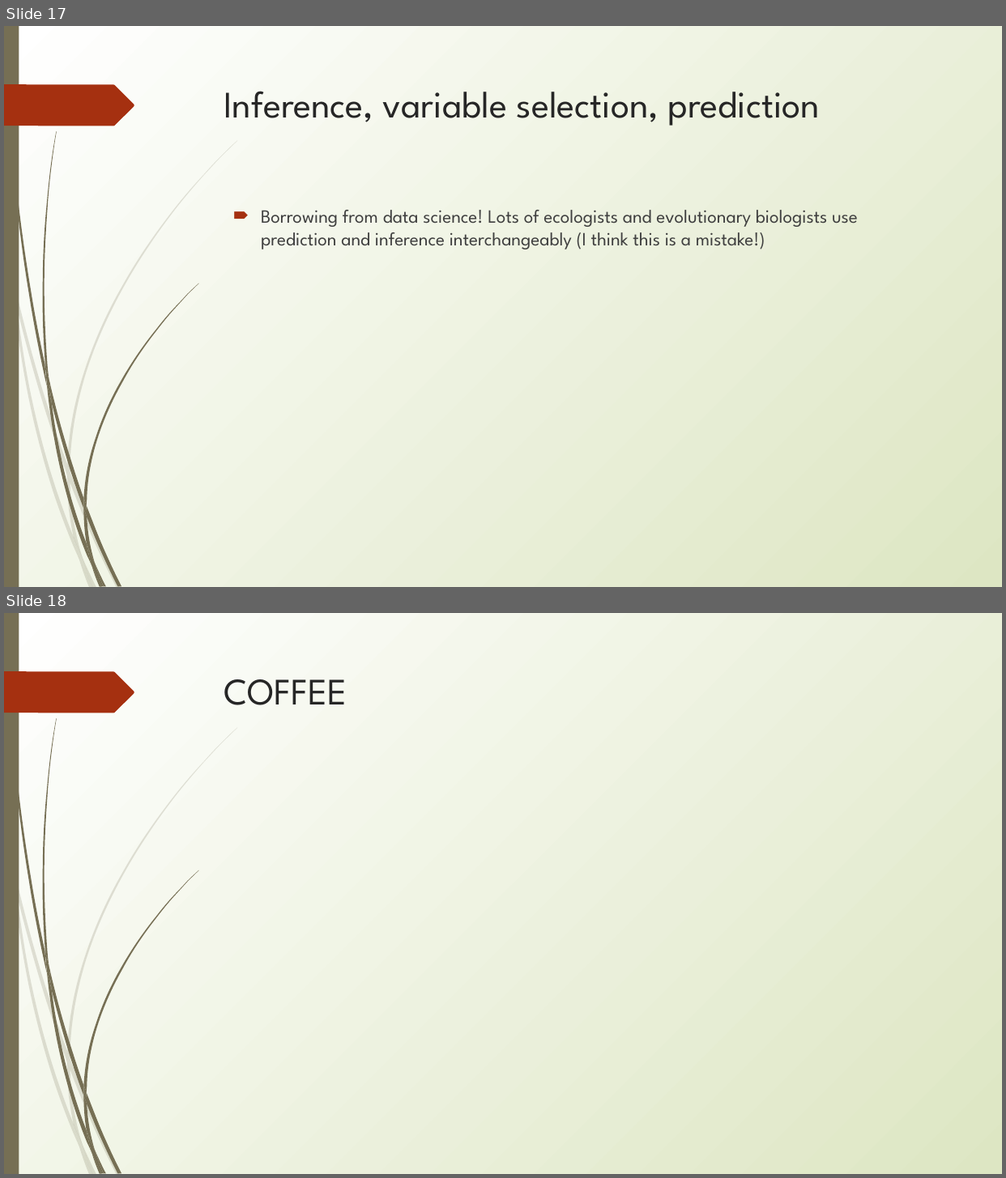
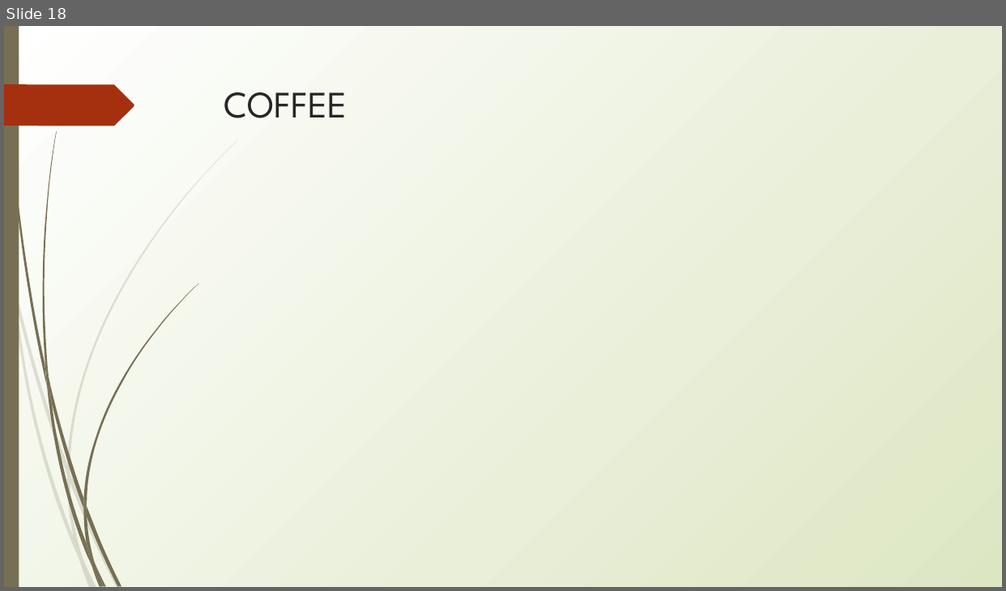
Before and after one commit to erynmcfarlane/GraduateStatsClass, a slide deck: Lecture1 _v2.pptx. Shown one above the other, each under a label of ours: slides 17 and 18 before the commit, slide 18 after it. The pictures are 1006x1178 and 1006x591 pixels, drawn with LibreOffice and Linux fonts; fonts in the diff are those of the drawing. Boxes give left, top, right and bottom in pixels: in the first picture for what was removed or moved away, otherwise in the second. Text is boxed around its words. In the diff, an @@ line names an element or a change of style, - is before the commit and + after.

```diff
--- a/Lecture1 _v2.pptx
+++ b/Lecture1 _v2.pptx
@@ slide 17 removed at [4, 26, 1002, 587], background gradient #FFFFFF to #DDE6C3; not listed: 24 template elements that a slide beside it also shows @@
@@ title removed at [224, 91, 820, 126] @@
-Inference, variable selection, prediction
@@ text removed at [261, 210, 858, 250] @@
-🠶 Borrowing from data science! Lots of ecologists and evolutionary biologists use prediction and inference interchangeably (I think this is a mistake!)
```
Also in this commit, not shown: 1 slide changed, 3 slides added.
